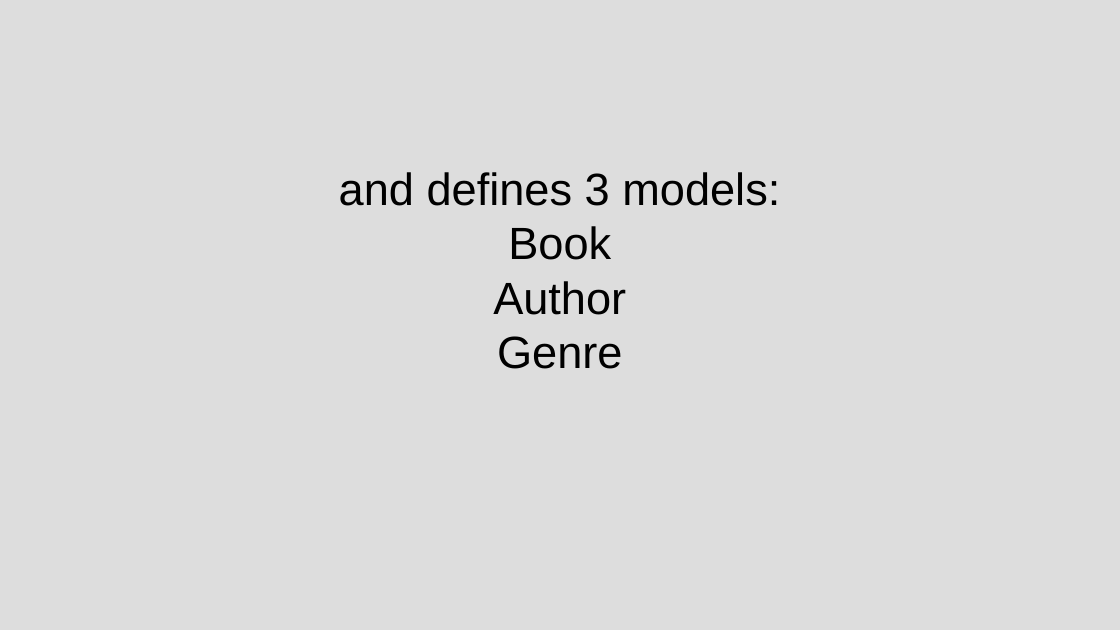
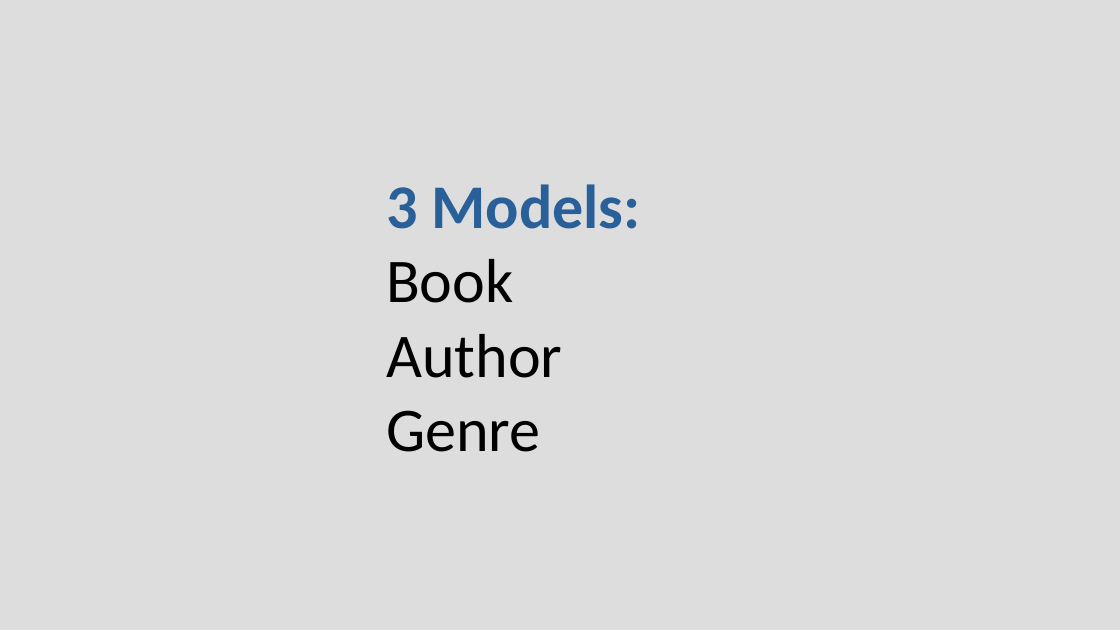
Before and after one commit to chriscressman/architecting-a-search-feature, a slide deck: slide 36 of presentation.odp (slide 44 before the commit). Drawn at 1120x630 pixels with LibreOffice and Linux fonts; fonts in the diff are those of the drawing. Boxes give left, top, right and bottom in pixels: in the first picture for what was removed or moved away, otherwise in the second. Text is boxed around its words. In the diff, an @@ line names an element or a change of style, - is before the commit and + after.

```diff
--- a/presentation.odp
+++ b/presentation.odp
@@ subtitle "3 Models:": place and size @@
-subtitle "3 Models:" at (339, 172, 780, 369)
+subtitle "3 Models:" at (386, 184, 641, 452)
@@ subtitle at (386, 184, 641, 229): text changed; size 32 to 44 pt; font Arial to Calibri; text colour #000000 to #2A6099; bold on @@
-and defines 3 models:
+3 Models:
@@ subtitle at (386, 259, 562, 452): size 32 to 44 pt, font Arial to Calibri in "Book", "Author", "Genre"; alignment centre to left @@
```
Also in this commit, not shown: 19 other slides changed, 16 slides added, 13 slides removed.
